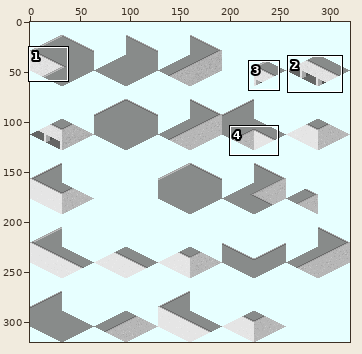
Two versions of one sprite sheet, District_Base/Delivery_DistrictBase2_Out_src.png. The picture above shows the old version from afar; the outline marks the close-up.
Close-up. First the earlier version:
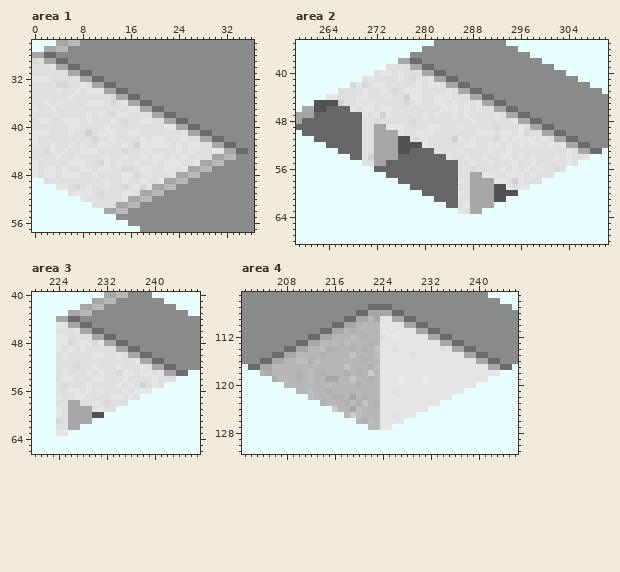
The file is 320x320 pixels. Colours within 5 levels of each other are drawn and written as one. Shown: area 1: x 0..36, y 26..57; area 2: x 259..310, y 35..68; area 3: x 220..247, y 40..66; area 4: x 201..246, y 105..131. The commit also changed other parts of the picture, which this record leaves out.
After the commit:
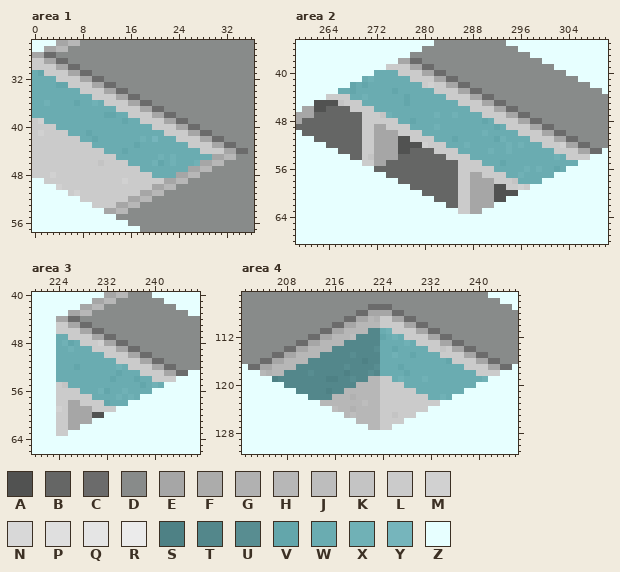
Palette (. is transparent): A #515251  B #656665  C #6b6b6b  D #888b8a  E #a6a6a6  F #acacab  G #b1b1b1  H #b7b7b7  J #bdbdbd  K #c4c4c4  L #cbcbcb  M #d1d1d1  N #d8d8d8  P #dfdfdf  Q #e5e5e5  R #ebebeb  S #4e8185  T #53878b  U #588d91  V #63a6ab  W #6aacb1  X #70b1b6  Y #76b5bc  Z #e7ffff
The edit:
Changed rows in their new state; - is an unchanged pixel.
Area 1:
first column x 0:
29 LL------------------------------
30 LLLL----------------------------
31 WVLLLL--------------------------
32 WWWWLLLL------------------------
33 WWWWVVLLLL----------------------
34 WWWWWWWWLLLL--------------------
35 WWWWWWWWWWLLLL------------------
36 WWXWWWWVWWXWLLLL----------------
37 WWWWWWWWWWWWWWLLLL--------------
38 WWWWWWWWWWWWVVWWLLLL------------
39 LMWWWWWWWWWWWWWVWWLLLL----------
40 LLLLWWWWWWWWWWWWWWWWLLLL--------
41 LMLLLLWWWVWWWWWWWWWWWWLLLL------
42 LLLLLLLLWWVWWWWWWWXWYWWWLLLL----
43 LLLLLLLLLLWWWWWWWVWWWWWWWWLLLL--
44 LLLLLLLLLLLLWWWVWWWWWWWWWWWWLLLL
45 LLLLLLLLLLLLLLWWWWWWWXWXWWWWWW--
46 LLLLLLLLLLLKLLLLWWWWXVWXWWWX----
47 LLLLLLLLLLLLLLLLLLWWWWWWWW------
48 LLLMLLLLLLLLLLLLLLLLWWWW--------
49 --LLLLLLLLLLLLLMLLLLLL----------
50 ----MLLLLLLLLLLLLLLL------------
51 ------LMLLLLLLLLLL--------------
52 --------LLLLLLLL----------------
53 ----------LLLL------------------
Area 2:
first column x 264:
39 ----------LLLL------------------------------
40 --------WWWWLLLL----------------------------
41 ------WXWWWWWWLLLL--------------------------
42 ----VWVWWWWWWWWWLMLL------------------------
43 --WWVWWWWWWVWWWWWWLLLL----------------------
44 LLLLWWXWWWWWWVWWWWWWLLLL--------------------
45 --KLLLWWWWWWWVWWWWWWWWLLLL------------------
46 ----LLLLWWWWWWWWWWWWWWWWLLLL----------------
47 ------LLLKXWWWWWWWXWWXWWWWLLLL--------------
48 ------LLLLLLWWVWWWWWWWWWWWVWLLLL------------
49 ------LL--LLLLWWWWXWWWWWWWWWVWLLLL----------
50 ------LL----LLLLWWWWWWWWWWXWWWWWLLLL--------
51 ------LL------LLLLWWWVWWWWWWVXWWWWLLLL------
52 ------LL--------MLLLWWWXWWWWWWXWXWWWLLLM----
53 ------LL----------LLLLWWWWWXWWXWWWWWWWLLLL--
54 ------LK------------LLLLWWWWWWWWWWWWWWXWLLLL
55 ------LL--------------LLLLWWWVWWWWWWWWWWWW--
56 ----------------------LLLLLLWWWWWXWXWWVW----
57 ----------------------LL--LLLLWWXWWWWW------
58 ----------------------LL----LLLKWWWW--------
59 ----------------------LL------LLML----------
60 ----------------------LL--------------------
61 ----------------------LL--------------------
62 ----------------------LL--------------------
63 ----------------------LL--------------------
Area 3:
first column x 224:
45 LL------------------
46 LLLL----------------
47 WWLLLL--------------
48 WXVWLLLM------------
49 WWXWWWLLLL----------
50 WWWWWWWWLLLL--------
51 WWWWWWWWWWLLLL------
52 WWWVWWWWWWXWLLLL----
53 WWWWWWWWWWVWWWLLLL--
54 WWWWWWWWWVWWWVWWLLLL
55 LKWWWWWWWWWWWWVWXW--
56 LLLLWWWXVWWXWWWW----
57 LLLLLLWWWWXWXW------
58 LL--LLLLVWWW--------
59 ML----LLLL----------
60 LL------------------
61 LL------------------
62 LL------------------
63 LL------------------
Area 4:
first column x 204:
109 -------------------GLL------------------
110 ----------------H---LLLL----------------
111 ---------------H--TTWXLLLL--------------
112 ----------------TTTTVWXWLLLL------------
113 ------------H-TTTTTTWWWWXWLLLL----------
114 ----------HHTTTTTTTUWWVWWWWWLLKL--------
115 ----------TTTTTUTTTTWWXWWVWWWWLLLL------
116 ------HHTTTTTTTTTSTTWWWWWWWWWWWVLLLL----
117 ------TTTTTTTTUTTTTUWWWVWWWWWWWWWWLLLL--
118 HG--TTTTUTTTTTSTTTUTWWWWVWWWWWWWWWWWLLLL
119 --STTTTTTTTSSTTUTTH-LLWXWWWXWWWWWWWWWX--
120 ----TTTTTTTTTTTTH---LLLLWWWWWWWWWWWW----
121 ------TTTTTSTT------LLLLLLWWWWWWWW------
122 --------TTTTHH-G-H--LLLLLLLLWWXW--------
123 ----------H---HHHJ-HLLLLLLLLLL----------
124 ------------J--GH---LLLLLLLL------------
125 ---------------JH---LLKLLL--------------
126 -----------------HH-LLLL----------------
127 --------------------LL------------------
Pixel boxes of the changes (left, top, right, bottom) in both close-ups:
changed: (32, 58, 224, 208)
changed: (326, 64, 590, 214)
changed: (56, 322, 176, 436)
changed: (260, 316, 500, 430)
